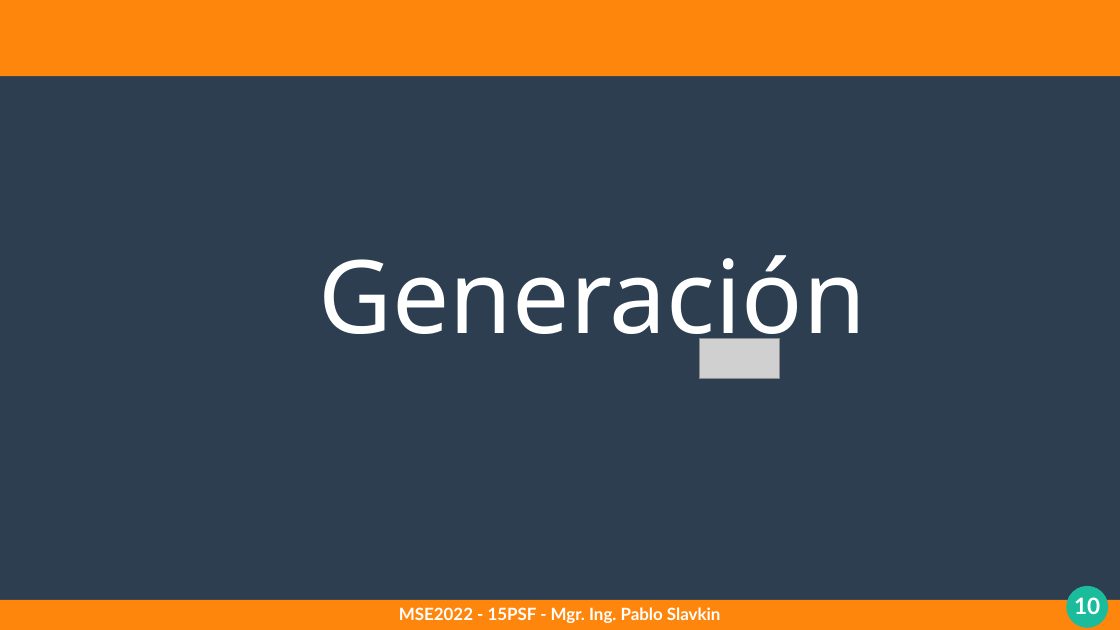
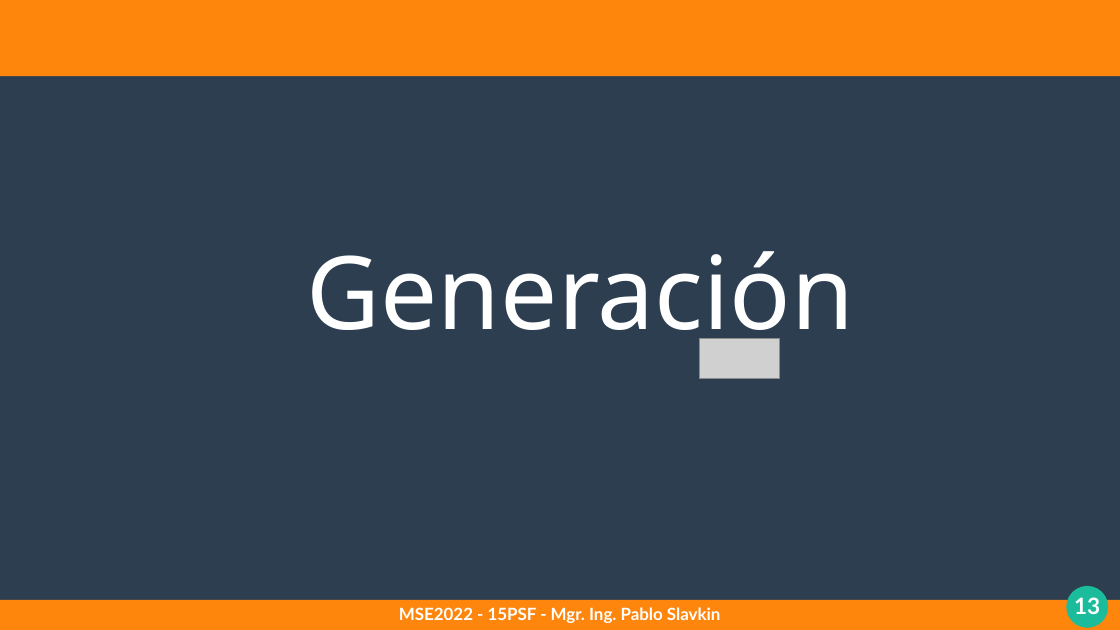
Before and after one commit to pslavkin/psf_2022, a slide deck: slide 13 of clases/2_clase/2_clase.odp (slide 10 before the commit). Drawn at 1120x630 pixels with LibreOffice and Linux fonts; fonts in the diff are those of the drawing; grey boxes stand for pictures. Boxes give left, top, right and bottom in pixels: in the first picture for what was removed or moved away, otherwise in the second. Text is boxed around its words. In the diff, an @@ line names an element or a change of style, - is before the commit and + after.

```diff
--- a/clases/2_clase/2_clase.odp
+++ b/clases/2_clase/2_clase.odp
@@ text "Generación": place and size @@
-text "Generación" at (319,255,867,359)
+text "Generación" at (307,251,855,355)
@@ page number at (1074,597,1100,614): text changed @@
-10
+13
```
Also in this commit, not shown: 6 other slides changed, 4 slides added, 18 other files.
